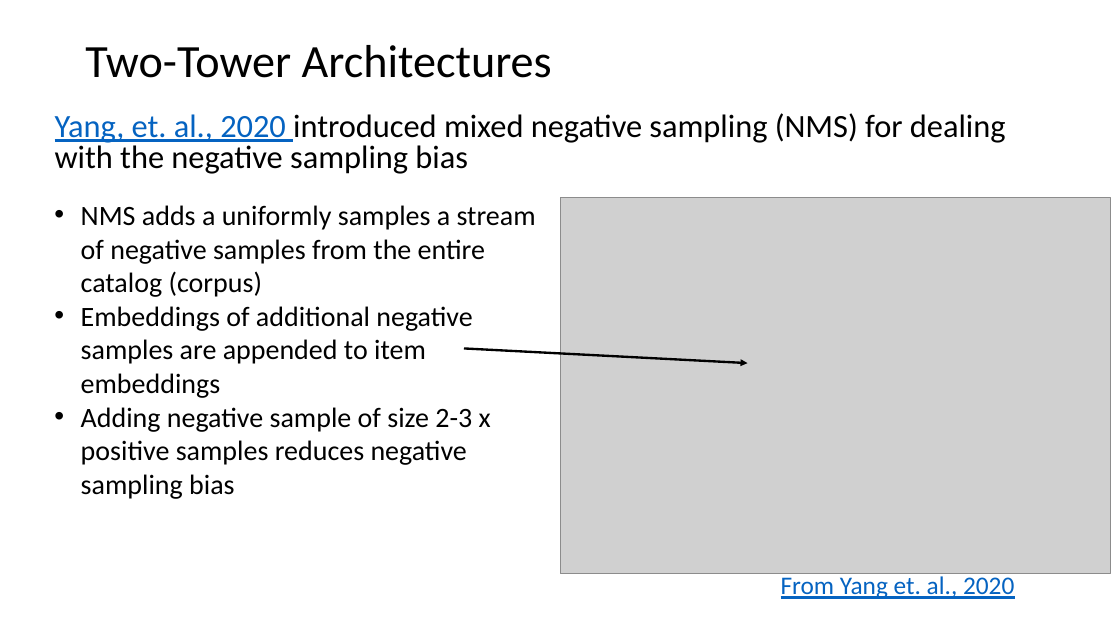
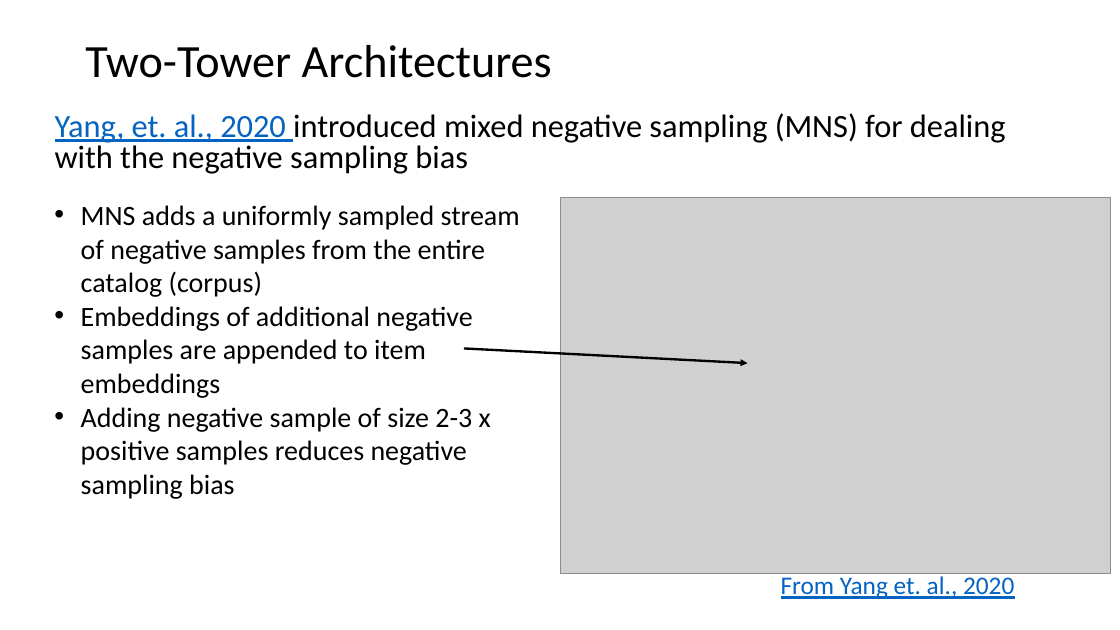
Before and after one commit to tenevian/Harvard-SSP-Data-Mining, a slide deck: slide 78 of slides/7_RecommenderSystems.pptx (slide 75 before the commit). Drawn at 1120x630 pixels with LibreOffice and Linux fonts; fonts in the diff are those of the drawing; grey boxes stand for pictures. Boxes give left, top, right and bottom in pixels: in the first picture for what was removed or moved away, otherwise in the second. Text is boxed around its words. In the diff, an @@ line names an element or a change of style, - is before the commit and + after.

```diff
--- a/slides/7_RecommenderSystems.pptx
+++ b/slides/7_RecommenderSystems.pptx
@@ text at [55, 113, 1006, 174]: text changed @@
-Yang, et. al., 2020 introduced mixed negative sampling (NMS) for dealing with the negative sampling bias
+Yang, et. al., 2020 introduced mixed negative sampling (MNS) for dealing with the negative sampling bias
@@ text at [81, 205, 520, 297]: text changed @@
-• NMS adds a uniformly samples a stream of negative samples from the entire catalog (corpus)
+• MNS adds a uniformly sampled stream of negative samples from the entire catalog (corpus)
```
Also in this commit, not shown: 12 other slides changed, 3 slides added.
